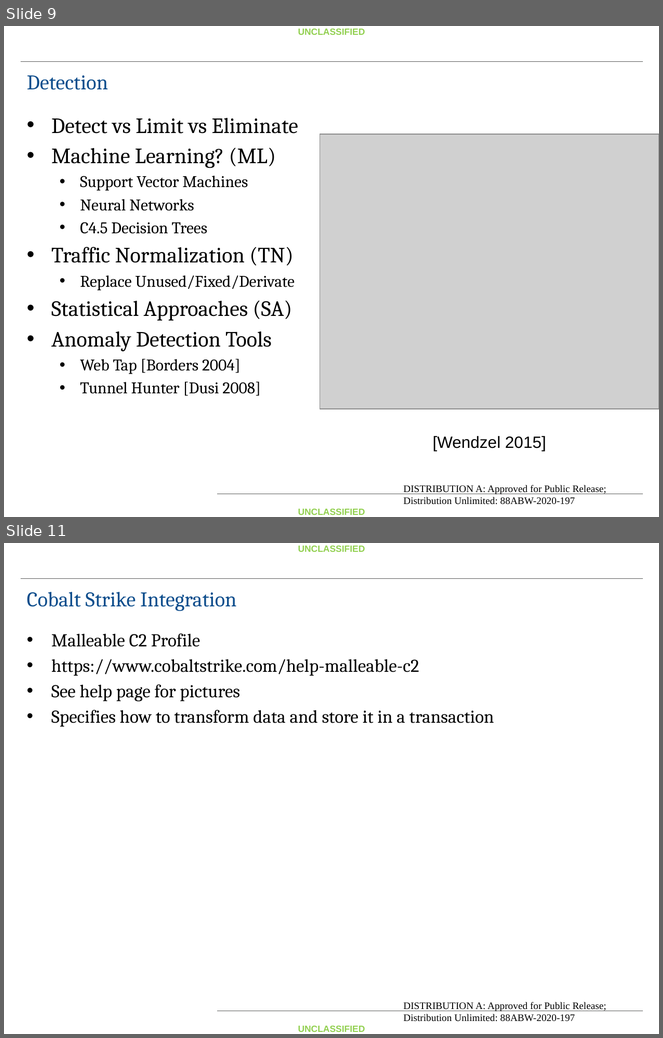
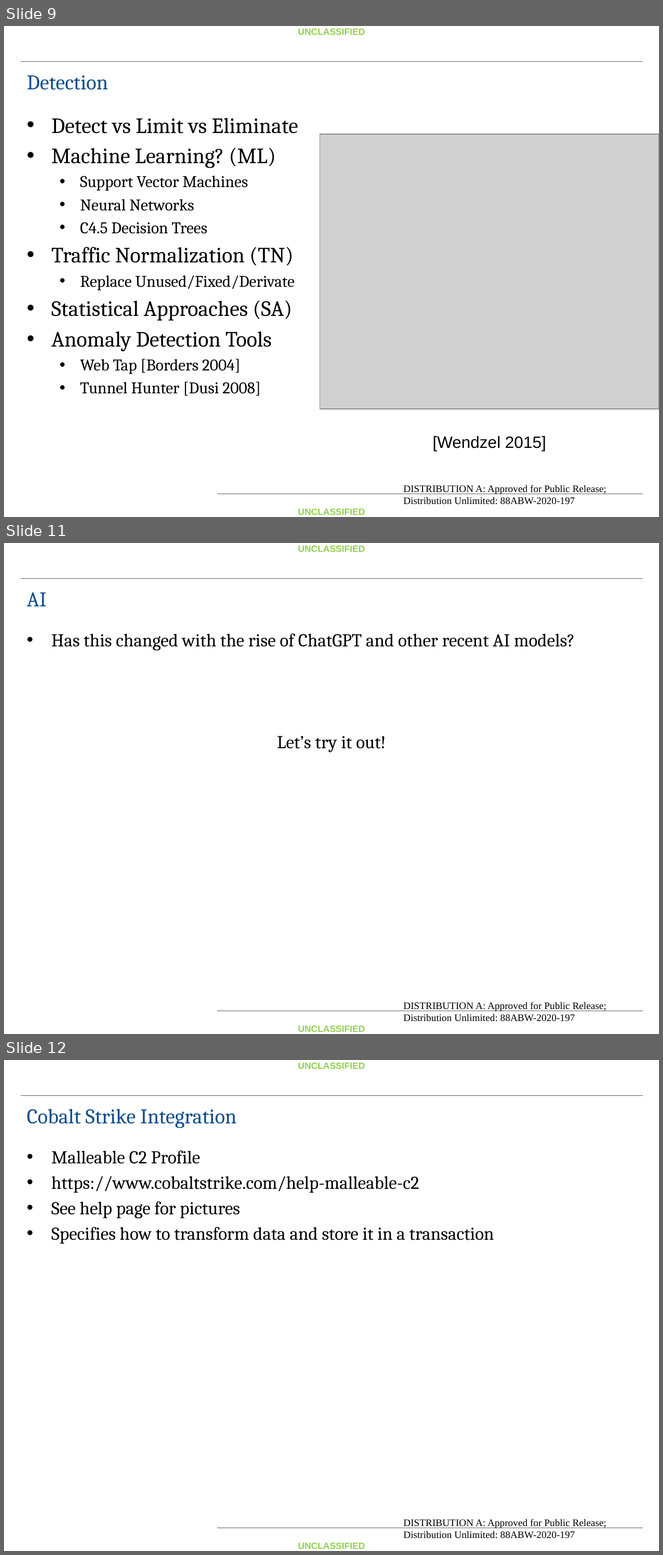
Before and after one commit to fitzgeralddaniel/CovertChannelClass, a slide deck: Handout/Covert Channel Lecture Day 2.pptx. Shown one above the other, each under a label of ours: slides 9 and 11 before the commit, slides 9, 11 and 12 after it; the slides between them are not shown. The pictures are 663x1038 and 663x1555 pixels, drawn with LibreOffice and Linux fonts; fonts in the diff are those of the drawing; grey boxes stand for pictures; background and template pictures are left out. Boxes give left, top, right and bottom in pixels: in the first picture for what was removed or moved away, otherwise in the second. Text is boxed around its words. In the diff, an @@ line names an element or a change of style, - is before the commit and + after.

```diff
--- a/Handout/Covert Channel Lecture Day 2.pptx
+++ b/Handout/Covert Channel Lecture Day 2.pptx
@@ slide 11 added at [4, 543, 659, 1034], background #FFFFFF; not listed: 5 template elements that a slide beside it also shows @@
@@ text added at [27, 592, 47, 606], 23 pt, text #0D4D8C @@
+AI
@@ text added at [51, 633, 575, 753], 20 pt, text #000000 @@
+• Has this changed with the rise of ChatGPT and other recent AI models?
+Let’s try it out!
@@ what was slide 11 is now slide 12 @@
```
Also in this commit, not shown: 5 slides changed, 1 other slide added, 4 other files.
